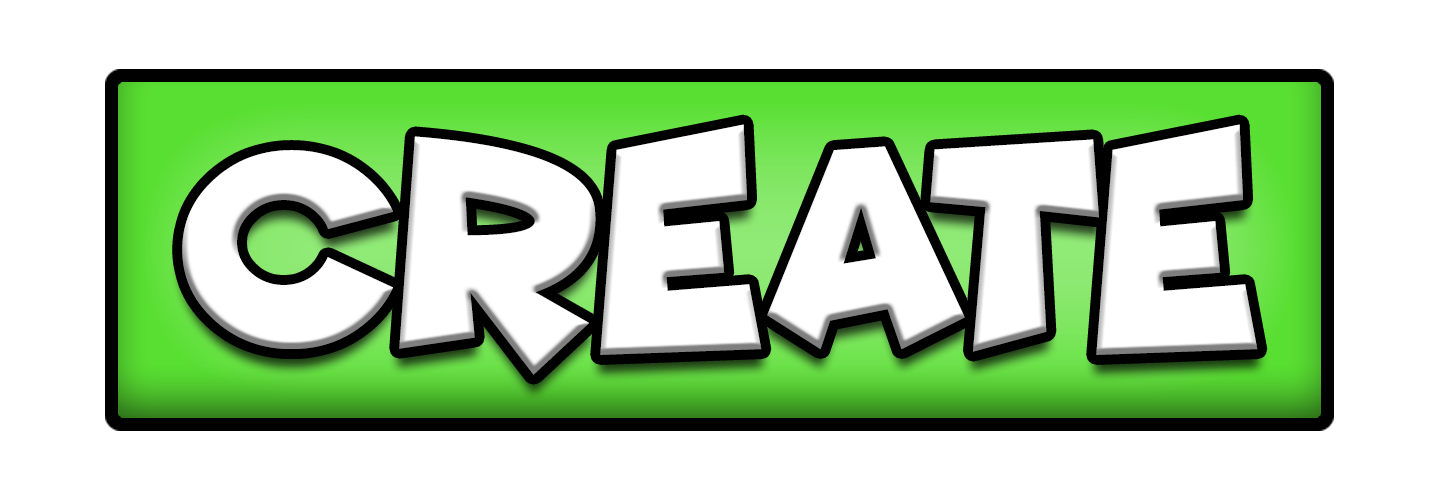
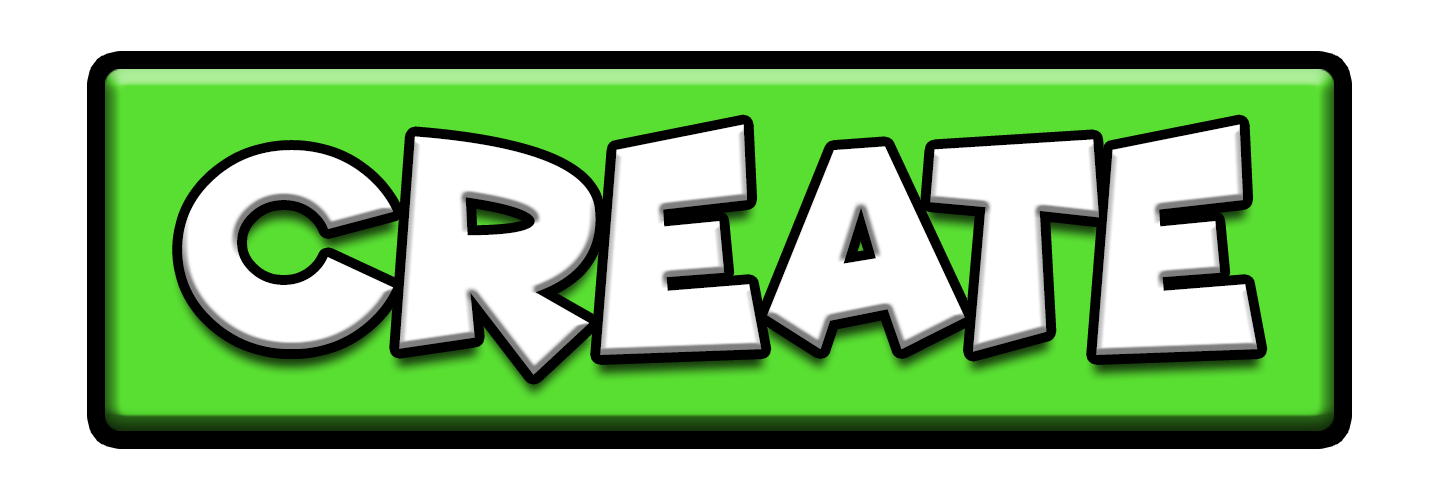
Revision of a layered (1440, 500) image; what changed, layer by layer:
pixels changed over [87, 51, 1352, 449] (layer not identified)
